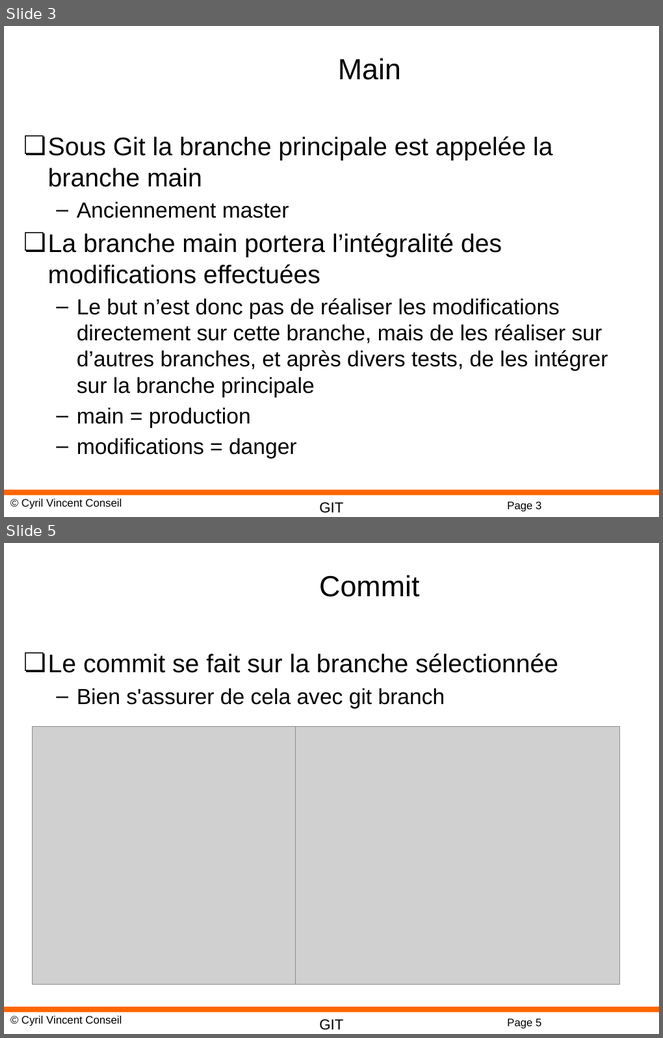
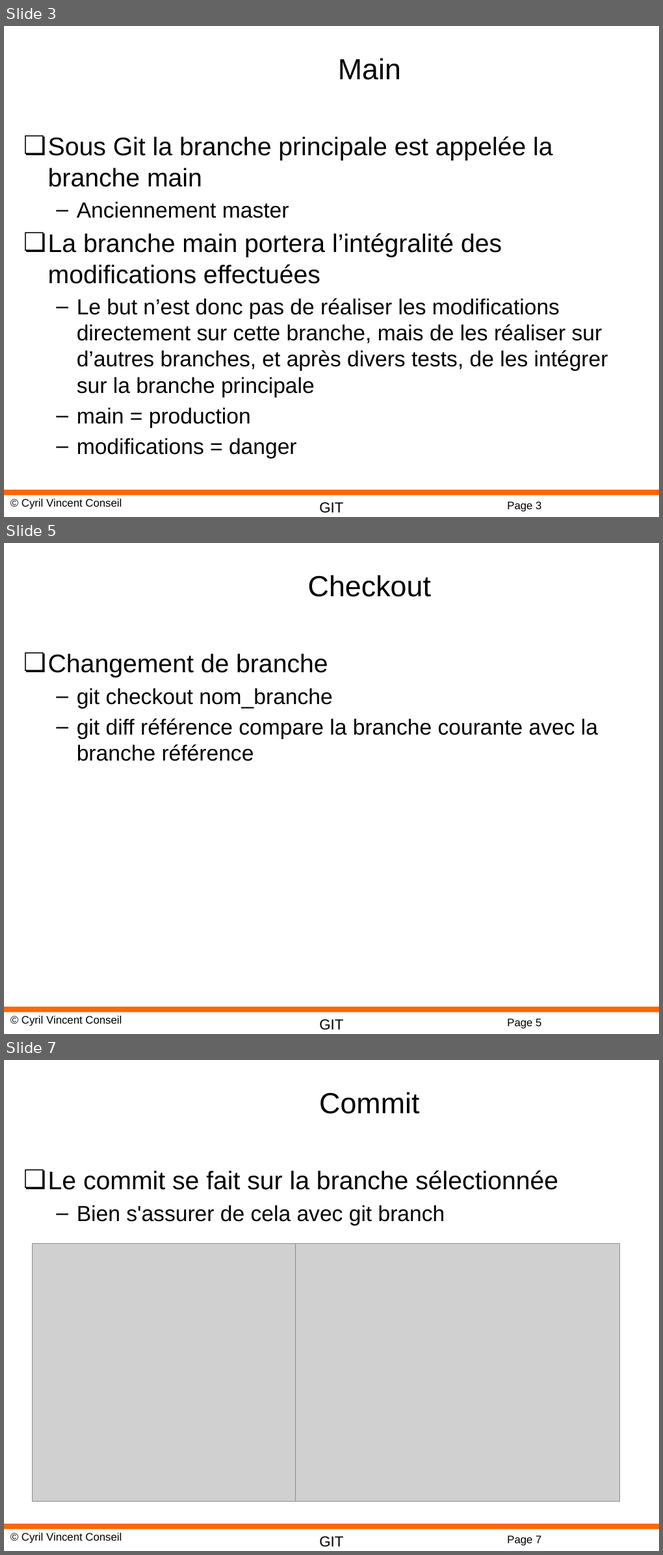
Before and after one commit to cyrilvincent/git, a slide deck: ppt/GIT03-Branches.pptx. Shown one above the other, each under a label of ours: slides 3 and 5 before the commit, slides 3, 5 and 7 after it; the slides between them are not shown. The pictures are 663x1038 and 663x1555 pixels, drawn with LibreOffice and Linux fonts; fonts in the diff are those of the drawing; grey boxes stand for pictures; background and template pictures are left out. Boxes give left, top, right and bottom in pixels: in the first picture for what was removed or moved away, otherwise in the second. Text is boxed around its words. In the diff, an @@ line names an element or a change of style, - is before the commit and + after.

```diff
--- a/ppt/GIT03-Branches.pptx
+++ b/ppt/GIT03-Branches.pptx
@@ slide 5 added at <box>4,543,659,1034</box>, background #FFFFFF; not listed: 4 template elements that a slide beside it also shows @@
@@ title added at <box>308,575,431,597</box>, 32 pt, text #000000 @@
+Checkout
@@ text added at <box>48,653,598,761</box>, 24 pt, text #000000 @@
+❏ Changement de branche
+  – git checkout nom_branche
+  – git diff référence compare la branche courante avec la branche référence
@@ what was slide 5 is now slide 7 @@
@@ page number at <box>507,1536,542,1546</box>: text changed @@
-Page 5
+Page 7
```
Also in this commit, not shown: 1 slide changed, 1 other slide added, 4 other files.
